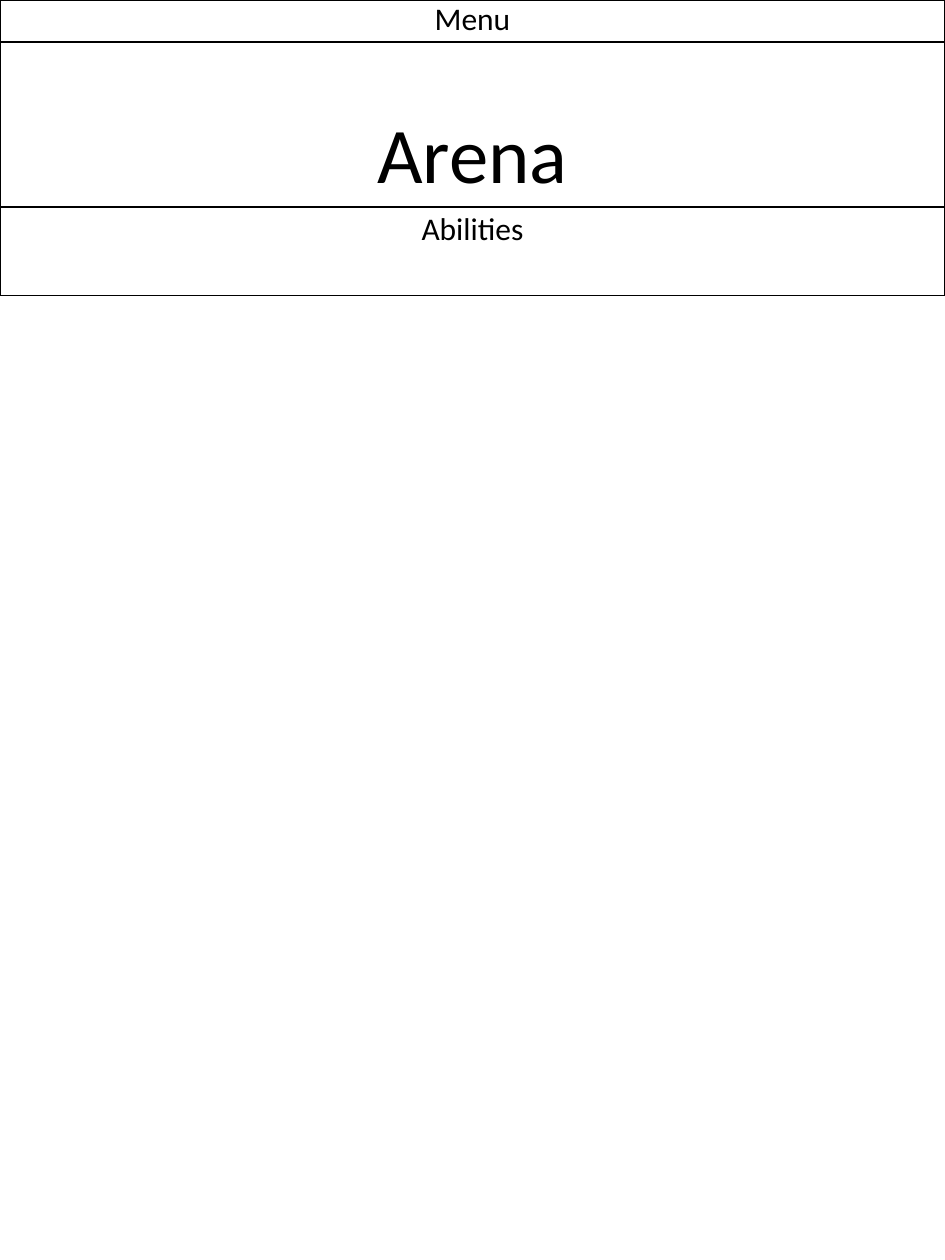
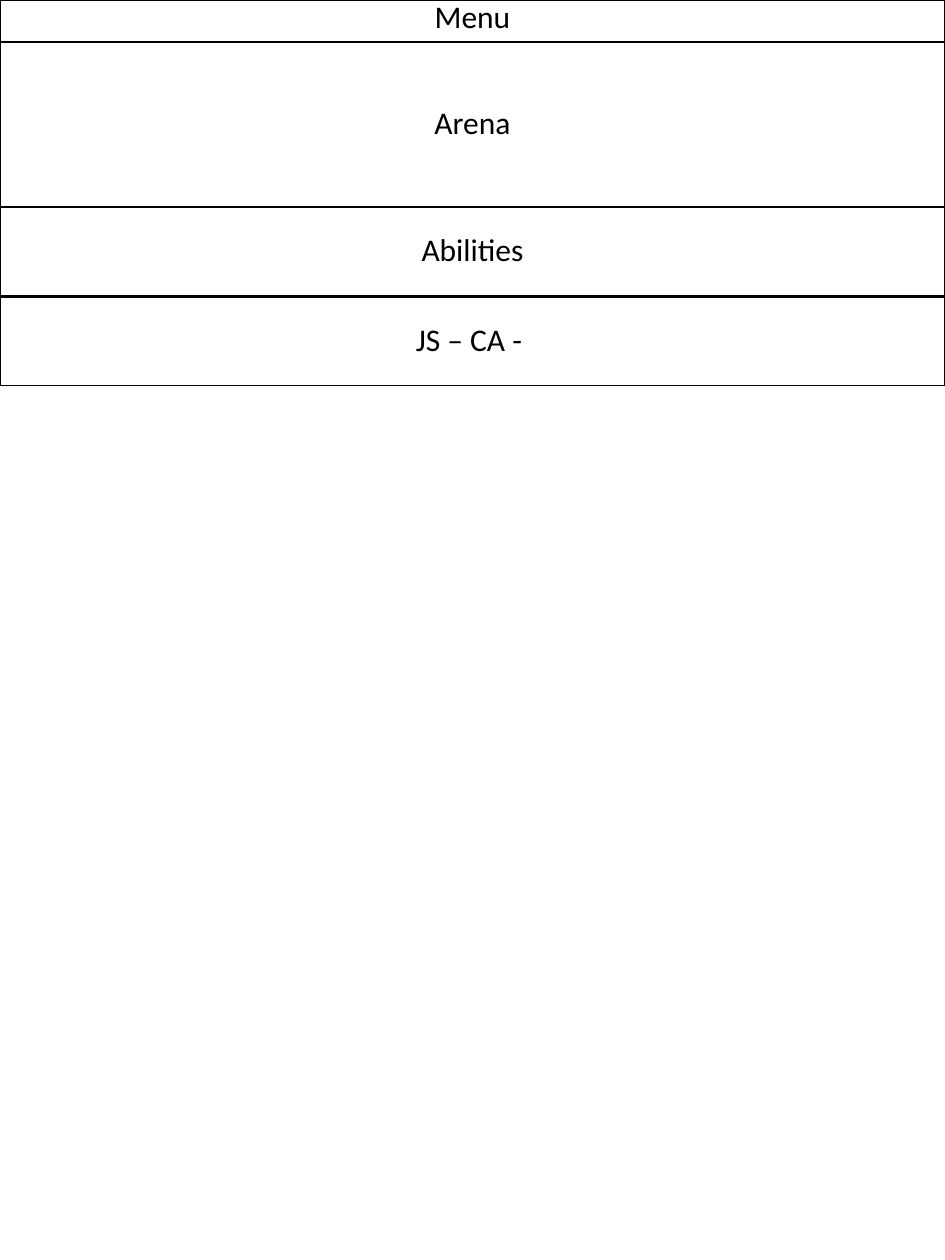
Before and after one commit to dunkean/DDAssistant, a slide deck: slide 1 of Docs/design/Wireframes.pptx. Drawn at 945x1260 pixels with LibreOffice and Linux fonts; fonts in the diff are those of the drawing. Boxes give left, top, right and bottom in pixels: in the first picture for what was removed or moved away, otherwise in the second. Text is boxed around its words. In the diff, an @@ line names an element or a change of style, - is before the commit and + after.

```diff
--- a/Docs/design/Wireframes.pptx
+++ b/Docs/design/Wireframes.pptx
@@ rectangle "Menu" at (x1=0, y1=0, x2=945, y2=42): vertical alignment bottom to middle @@
@@ title "Arena" at (x1=0, y1=42, x2=945, y2=207): size 45 to 18 pt; vertical alignment bottom to middle @@
@@ subtitle "Abilities" at (x1=0, y1=207, x2=945, y2=295): vertical alignment top to middle @@
@@ rectangle added at (x1=0, y1=297, x2=945, y2=386), fill #FFFFFF, outline #000000 1 pt, 18 pt, text #000000 @@
+JS – CA -
```
Also in this commit, not shown: 1 other file.
